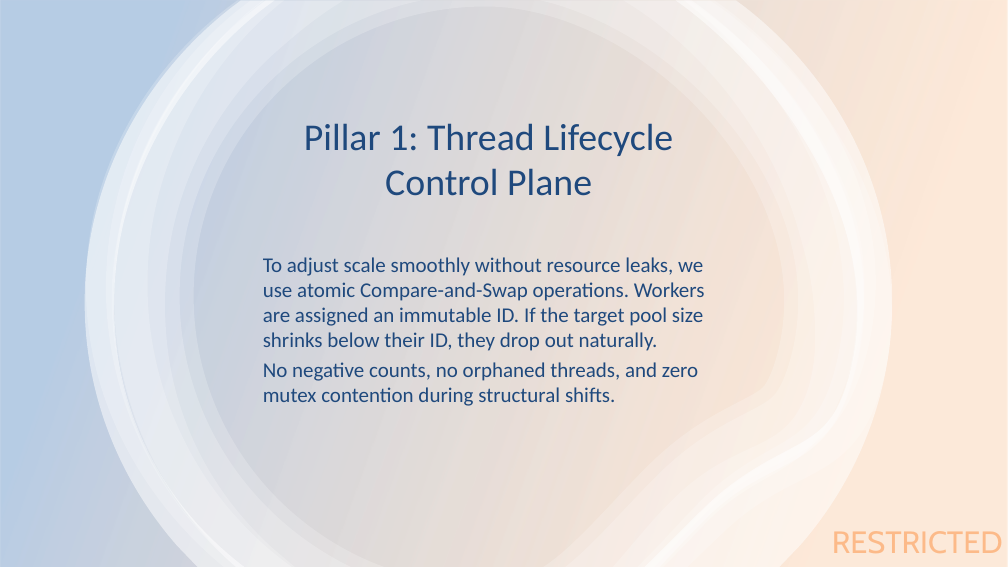
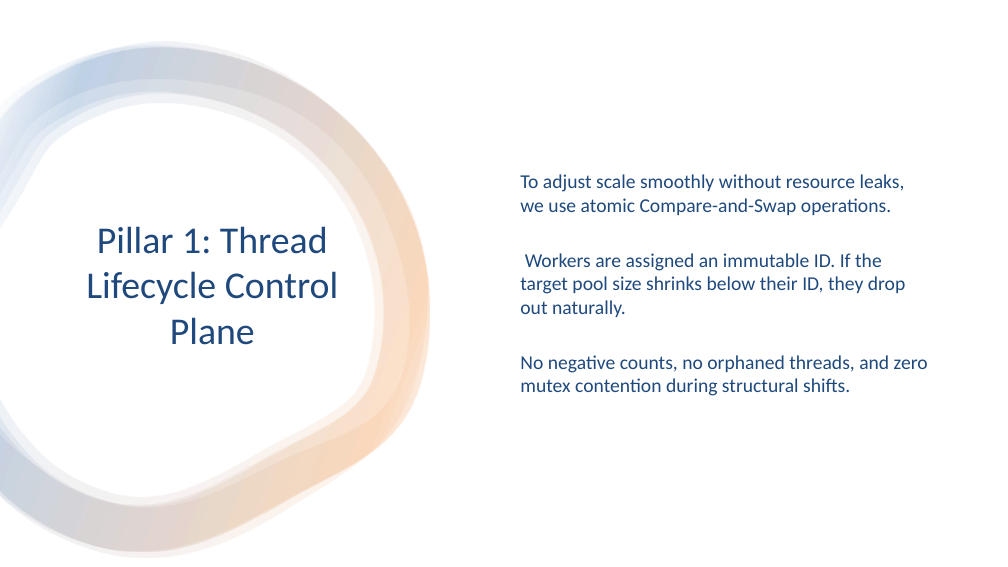
Before and after one commit to caseylmanus/workerpool, a slide deck: slide 10 of presentation.pptx. Drawn at 1008x567 pixels with LibreOffice and Linux fonts; fonts in the diff are those of the drawing. Boxes give left, top, right and bottom in pixels: in the first picture for what was removed or moved away, otherwise in the second. Text is boxed around its words. In the diff, an @@ line names an element or a change of style, - is before the commit and + after.

```diff
--- a/presentation.pptx
+++ b/presentation.pptx
@@ rectangle at (x1=0, y1=0, x2=1008, y2=566): fill gradient #F79646 to #4F81BD to #FFFFFF @@
@@ group removed at (x1=85, y1=0, x2=892, y2=566): 6 freeform shapes @@
@@ group added at (x1=0, y1=42, x2=429, y2=558): 4 freeform shapes @@
@@ text "To adjust scale smoothly without ..." moved from (x1=263, y1=257, x2=705, y2=406) to (x1=520, y1=174, x2=928, y2=396) @@
@@ text "To adjust scale smoothly without ..." at (x1=520, y1=174, x2=928, y2=396): vertical alignment top to middle @@
@@ title "Pillar 1: Thread Lifecycle Control ..." rewrapped from (x1=304, y1=123, x2=673, y2=196) to (x1=86, y1=226, x2=338, y2=345) @@
@@ text at (x1=520, y1=174, x2=906, y2=317): text changed; size 15 to 14 pt @@
-To adjust scale smoothly without resource leaks, we use atomic Compare-and-Swap operations. Workers are assigned an immutable ID. If the target pool size shrinks below their ID, they drop out naturally.
+To adjust scale smoothly without resource leaks, we use atomic Compare-and-Swap operations.
+Workers are assigned an immutable ID. If the target pool size shrinks below their ID, they drop out naturally.
@@ text at (x1=520, y1=355, x2=928, y2=396): size 15 to 14 pt in "No negative counts, no orphaned threads, and ..." @@
@@ text removed at (x1=832, y1=531, x2=1003, y2=553) @@
-RESTRICTED
```
Also in this commit, not shown: 15 other slides changed.
